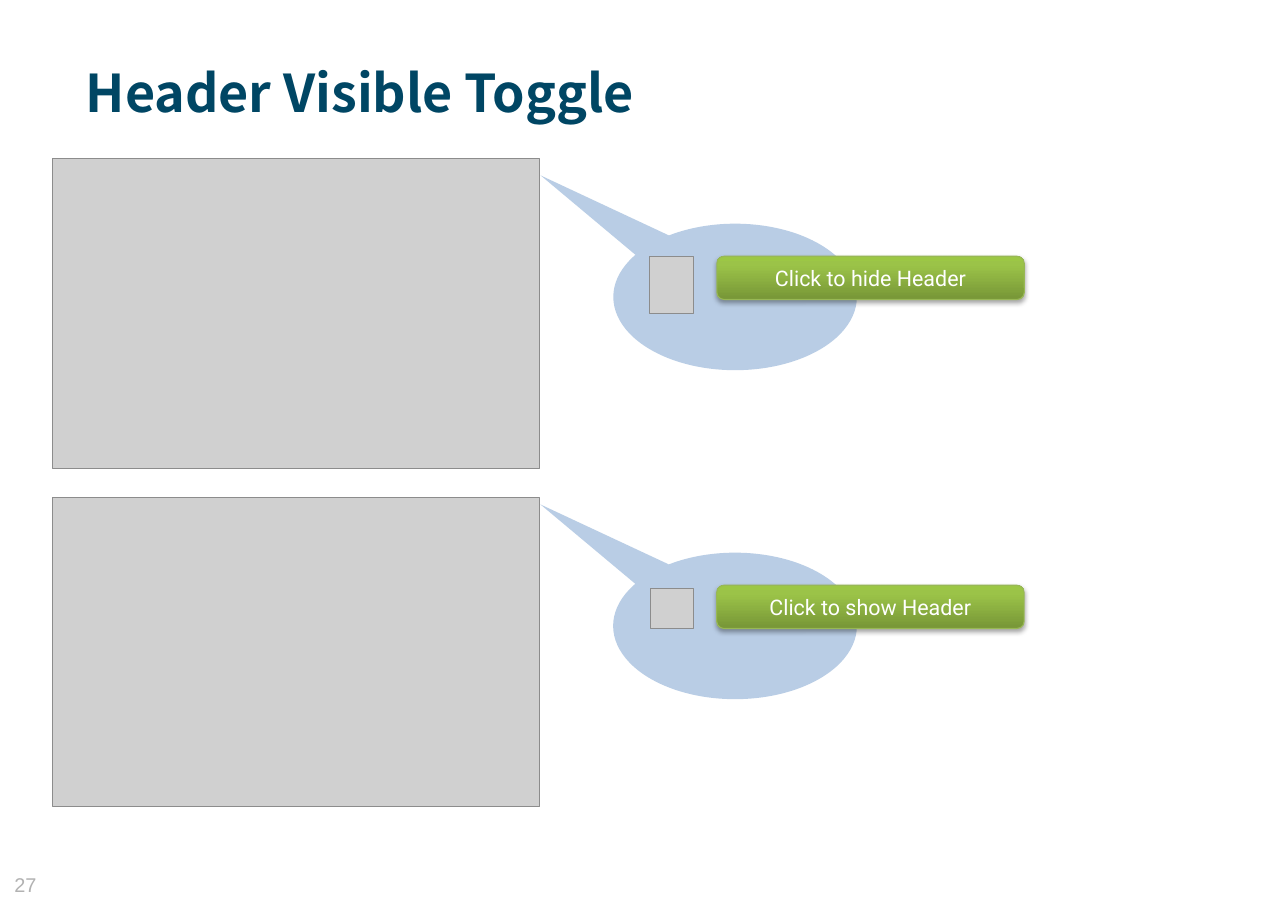
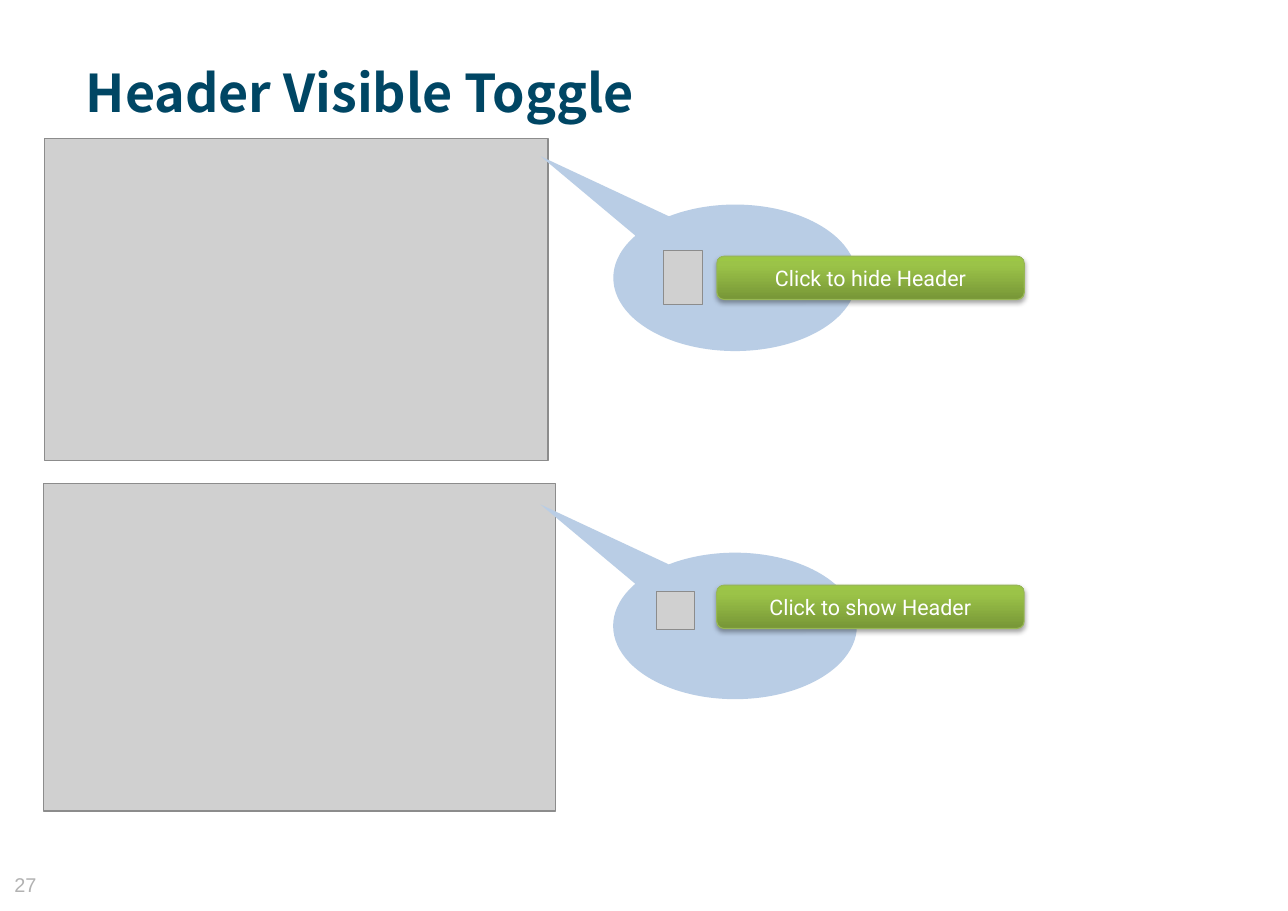
Before and after one commit to MosesZhu/Cube, a slide deck: slide 27 of Document/New Webframework Introduction.pptx. Drawn at 1288x911 pixels with LibreOffice and Linux fonts; fonts in the diff are those of the drawing; grey boxes stand for pictures; background and template pictures are left out. Boxes give left, top, right and bottom in pixels: in the first picture for what was removed or moved away, otherwise in the second. Text is boxed around its words. In the diff, an @@ line names an element or a change of style, - is before the commit and + after.

```diff
--- a/Document/New Webframework Introduction.pptx
+++ b/Document/New Webframework Introduction.pptx
@@ picture: place and size @@
-picture at [53,159,540,468]
+picture at [44,139,548,461]
@@ speech bubble: place and size @@
-speech bubble at [614,224,857,370]
+speech bubble at [614,205,857,351]
@@ picture removed at [650,257,694,314] @@
@@ picture added at [663,251,702,305] @@
@@ picture: place and size @@
-picture at [53,498,540,808]
+picture at [43,484,555,811]
@@ picture: place and size @@
-picture at [651,588,694,628]
+picture at [657,592,694,629]
```
Also in this commit, not shown: 4 other slides changed, 1 slide added, 7 other files.
